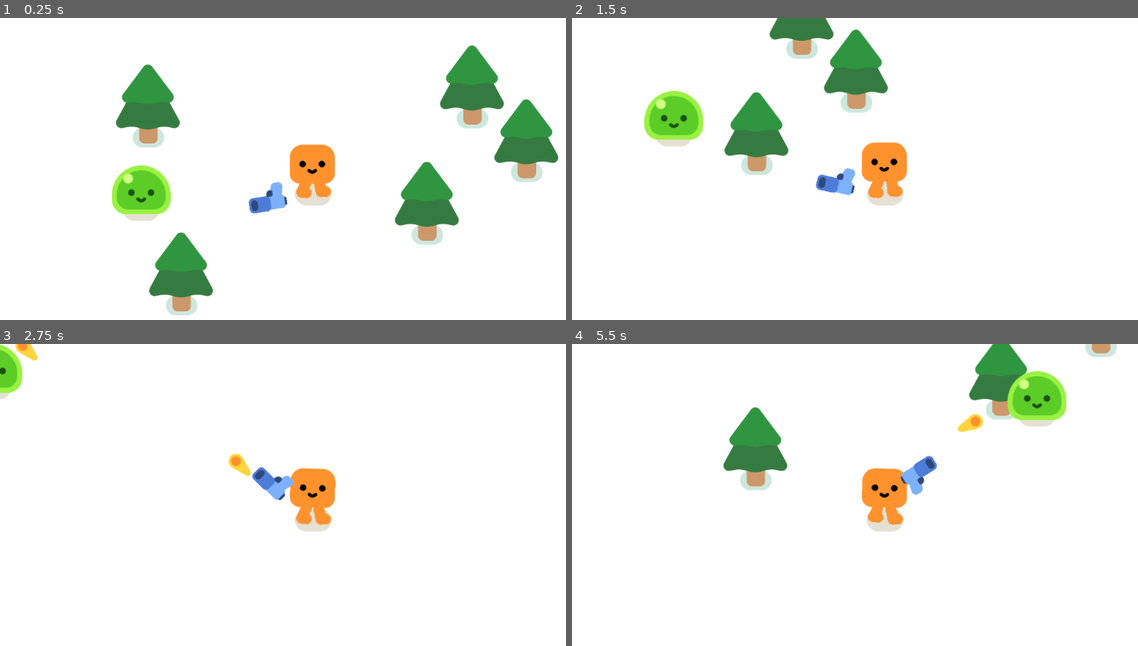
Above: before the commit, frames 1-4 (two rows, left to right).
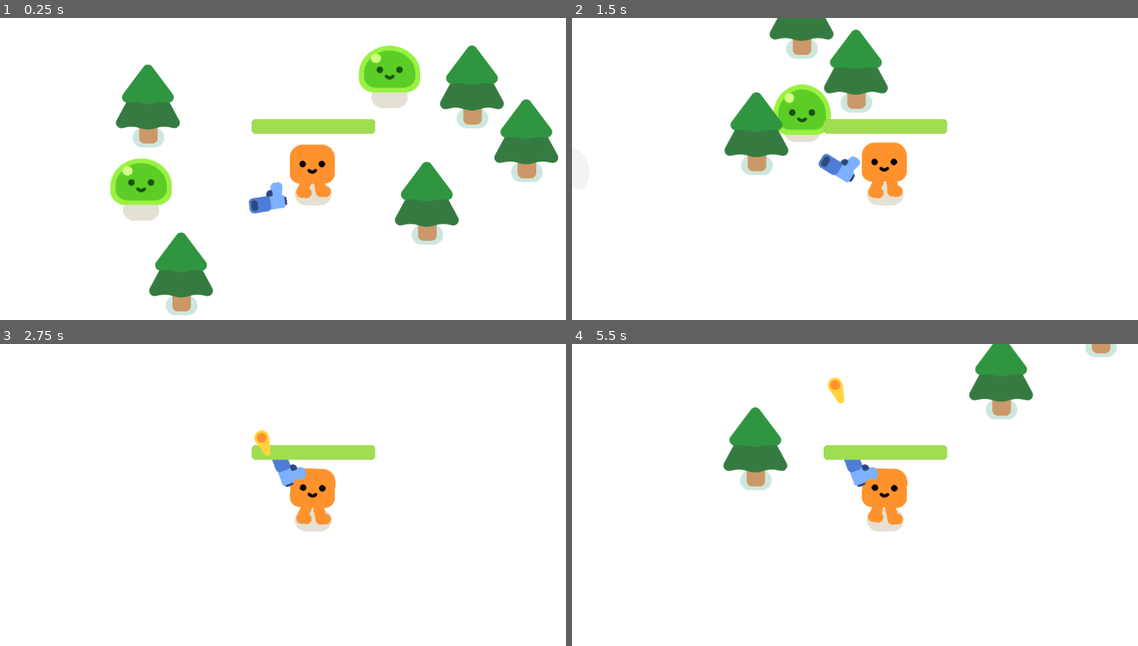
Above: after the commit, the same moments.

Repository: bengsiswantoh/godot-gdquest-vampire-survivor
Game: Godot game, scene res://game.tscn
Same seed, same stepped clock (60 frames per second), same inputs: the game is played once before the commit and once after it.
Inputs:
- Up to frame 1 (0.25 s): no input
- Up to frame 2 (1.5 s): hold D (move_right) 0.53-1.28 s; hold S (move_down) from 1.28 s (still down)
- Up to frame 3 (2.75 s): release S (move_down) at 2.03 s; hold D (move_right) from 2.03 s (still down)
- Up to frame 4 (5.5 s): release D (move_right) at 2.78 s; hold W (move_up) 2.78-3.53 s; hold A (move_left) 3.53-5.03 s; hold S (move_down) from 5.03 s (still down)

The runs differ from the first frame. In frame 1, 3.9% of the frame differs, in the area x 19-75%, y 9-65%; in frame 2, 4.8%, in the area x 12-67%, y 21-59%; in frame 3, 2.7%; in frame 4, 3.7%.

Commit message:
add health bar

Diff:
--- a/game.tscn
+++ b/game.tscn
@@ -20,6 +20,9 @@
 [node name="Mob" parent="." instance=ExtResource("2_7p6h6")]
 position = Vector2(177, 366)
 
+[node name="Mob2" parent="." instance=ExtResource("2_7p6h6")]
+position = Vector2(755, 93)
+
 [node name="PineTree" parent="." instance=ExtResource("2_j2ckh")]
 position = Vector2(265, 227)
 
--- a/mob.gd
+++ b/mob.gd
@@ -1,9 +1,26 @@
 extends CharacterBody2D
 
+var health = 3
+
 @onready var player = get_node("/root/Game/Player")
+
+func _ready():
+	$Slime.play_walk()
 
 func _physics_process(delta):
 	var direction = global_position.direction_to(player.global_position)
 	velocity = direction * 300
 
 	move_and_slide()
+
+func take_damage():
+	health -= 1
+	$Slime.play_hurt()
+
+	if health == 0:
+		queue_free()
+
+		const SMOKE_SCENE = preload("res://smoke_explosion/smoke_explosion.tscn")
+		var smoke = SMOKE_SCENE.instantiate()
+		get_parent().add_child(smoke)
+		smoke.global_position = global_position
--- a/mob.tscn
+++ b/mob.tscn
@@ -12,6 +12,7 @@
 script = ExtResource("1_vvx83")
 
 [node name="Slime" parent="." instance=ExtResource("1_gp4ls")]
+unique_name_in_owner = true
 
 [node name="CollisionShape2D" type="CollisionShape2D" parent="."]
 position = Vector2(0, -30)
--- a/player.gd
+++ b/player.gd
@@ -1,4 +1,8 @@
 extends CharacterBody2D
+
+signal health_depleted
+
+var health = 100.0
 
 func _physics_process(delta):
 	var direction = Input.get_vector("move_left", "move_right", "move_up", "move_down")
@@ -9,3 +13,11 @@
 		%HappyBoo.play_walk_animation()
 	else:
 		%HappyBoo.play_idle_animation()
+
+	const DAMAGE_RATE = 5.0
+	var overlapping_mobs = %HurtBox.get_overlapping_bodies()
+	if overlapping_mobs.size() > 0:
+		health -= DAMAGE_RATE * overlapping_mobs.size() * delta
+		%ProgressBar.value = health
+		if health <= 0:
+			health_depleted.emit()
--- a/player.tscn
+++ b/player.tscn
@@ -7,7 +7,25 @@
 [sub_resource type="CircleShape2D" id="CircleShape2D_gpv87"]
 radius = 30.0
 
+[sub_resource type="CircleShape2D" id="CircleShape2D_jliyw"]
+radius = 37.0
+
+[sub_resource type="StyleBoxFlat" id="StyleBoxFlat_j0mk7"]
+bg_color = Color(0.0823529, 0.34902, 0.247059, 1)
+corner_radius_top_left = 8
+corner_radius_top_right = 8
+corner_radius_bottom_right = 8
+corner_radius_bottom_left = 8
+
+[sub_resource type="StyleBoxFlat" id="StyleBoxFlat_7ikch"]
+bg_color = Color(0.623529, 0.866667, 0.317647, 1)
+corner_radius_top_left = 8
+corner_radius_top_right = 8
+corner_radius_bottom_right = 8
+corner_radius_bottom_left = 8
+
 [node name="Player" type="CharacterBody2D"]
+platform_floor_layers = 4294901760
 script = ExtResource("1_vigiw")
 
 [node name="HappyBoo" parent="." instance=ExtResource("1_vm05x")]
@@ -20,3 +38,23 @@
 
 [node name="Gun" parent="." instance=ExtResource("3_mkhdr")]
 position = Vector2(0, -22)
+
+[node name="HurtBox" type="Area2D" parent="."]
+unique_name_in_owner = true
+collision_layer = 0
+collision_mask = 2
+
+[node name="CollisionShape2D" type="CollisionShape2D" parent="HurtBox"]
+shape = SubResource("CircleShape2D_jliyw")
+debug_color = Color(0.827451, 0.313726, 0.623529, 0.419608)
+
+[node name="ProgressBar" type="ProgressBar" parent="."]
+unique_name_in_owner = true
+offset_left = -113.0
+offset_top = -138.0
+offset_right = 114.0
+offset_bottom = -111.0
+theme_override_styles/background = SubResource("StyleBoxFlat_j0mk7")
+theme_override_styles/fill = SubResource("StyleBoxFlat_7ikch")
+value = 100.0
+show_percentage = false
--- a/project.godot
+++ b/project.godot
@@ -14,6 +14,10 @@
 run/main_scene="res://game.tscn"
 config/features=PackedStringArray("4.2", "Forward Plus")
 config/icon="res://icon.svg"
+
+[editor_plugins]
+
+enabled=PackedStringArray("res://addons/colorpicker_presets/plugin.cfg")
 
 [input]
 
--- /dev/null
+++ b/smoke_explosion/smoke_explosion.gd
@@ -0,0 +1,8 @@
+extends Node2D
+
+
+func _ready():
+	%Smoke.material.set_shader_parameter("texture_offset", Vector2(randfn(0.0, 1.0), randfn(0.0, 1.0)))
+	%AnimationPlayer.play("explosion")
+	await %AnimationPlayer.animation_finished
+	queue_free()
--- /dev/null
+++ b/smoke_explosion/smoke_explosion.gdshader
@@ -0,0 +1,15 @@
+shader_type canvas_item;
+
+uniform sampler2D voronoi_sampler : repeat_enable;
+uniform sampler2D edge_curve;
+uniform float offset = 0.0;
+uniform vec2 texture_offset = vec2(0.0);
+uniform sampler2D color_gradient : source_color;
+
+void fragment() {
+	float voronoi = 1.0 - texture(voronoi_sampler, UV * 0.25 + texture_offset).x;
+	float d = distance(UV, vec2(0.5)) * 2.0;
+	float n_smooth_d = (voronoi * offset) * texture(edge_curve, vec2(d, 0.0)).x;
+	COLOR.a *= step(0.5, n_smooth_d);
+	COLOR.rgb = texture(color_gradient, vec2(n_smooth_d, 0.0)).rgb;
+}
--- /dev/null
+++ b/smoke_explosion/smoke_explosion.tscn
@@ -0,0 +1,150 @@
+[gd_scene load_steps=13 format=3 uid="uid://dhmhmrth6rdce"]
+
+[ext_resource type="Shader" path="res://smoke_explosion/smoke_explosion.gdshader" id="1_bmef6"]
+[ext_resource type="Script" path="res://smoke_explosion/smoke_explosion.gd" id="1_kb8ql"]
+
+[sub_resource type="Gradient" id="Gradient_obal6"]
+interpolation_mode = 1
+offsets = PackedFloat32Array(0.105691, 0.7)
+colors = PackedColorArray(0.878431, 0.878431, 0.878431, 1, 0.878431, 0.878431, 0.878431, 1)
+
+[sub_resource type="GradientTexture1D" id="GradientTexture1D_mxd0d"]
+gradient = SubResource("Gradient_obal6")
+
+[sub_resource type="Curve" id="Curve_aov55"]
+_data = [Vector2(0.752381, 1), 0.0, -4.03846, 0, 1, Vector2(1, 0), -4.03846, 0.0, 1, 0]
+point_count = 2
+
+[sub_resource type="CurveTexture" id="CurveTexture_p664q"]
+texture_mode = 1
+curve = SubResource("Curve_aov55")
+
+[sub_resource type="FastNoiseLite" id="FastNoiseLite_ti4n0"]
+noise_type = 2
+fractal_octaves = 1
+
+[sub_resource type="NoiseTexture2D" id="NoiseTexture2D_uji5e"]
+seamless = true
+noise = SubResource("FastNoiseLite_ti4n0")
+
+[sub_resource type="ShaderMaterial" id="ShaderMaterial_dssfe"]
+resource_local_to_scene = true
+shader = ExtResource("1_bmef6")
+shader_parameter/offset = 2.0
+shader_parameter/texture_offset = Vector2(0, 0)
+shader_parameter/voronoi_sampler = SubResource("NoiseTexture2D_uji5e")
+shader_parameter/edge_curve = SubResource("CurveTexture_p664q")
+shader_parameter/color_gradient = SubResource("GradientTexture1D_mxd0d")
+
+[sub_resource type="Animation" id="Animation_6fv2e"]
+length = 0.001
+tracks/0/type = "value"
+tracks/0/imported = false
+tracks/0/enabled = true
+tracks/0/path = NodePath("Smoke:material:shader_parameter/offset")
+tracks/0/interp = 1
+tracks/0/loop_wrap = true
+tracks/0/keys = {
+"times": PackedFloat32Array(0),
+"transitions": PackedFloat32Array(1),
+"update": 0,
+"values": [2.0]
+}
+tracks/1/type = "value"
+tracks/1/imported = false
+tracks/1/enabled = true
+tracks/1/path = NodePath("Smoke:scale")
+tracks/1/interp = 1
+tracks/1/loop_wrap = true
+tracks/1/keys = {
+"times": PackedFloat32Array(0),
+"transitions": PackedFloat32Array(1),
+"update": 0,
+"values": [Vector2(1, 1)]
+}
+tracks/2/type = "value"
+tracks/2/imported = false
+tracks/2/enabled = true
+tracks/2/path = NodePath("Smoke:modulate")
+tracks/2/interp = 1
+tracks/2/loop_wrap = true
+tracks/2/keys = {
+"times": PackedFloat32Array(0),
+"transitions": PackedFloat32Array(1),
+"update": 0,
+"values": [Color(0.396078, 0.396078, 0.396078, 1)]
+}
+
+[sub_resource type="Animation" id="Animation_viyco"]
+resource_name = "explosion"
+tracks/0/type = "value"
+tracks/0/imported = false
+tracks/0/enabled = true
+tracks/0/path = NodePath("Smoke:material:shader_parameter/offset")
+tracks/0/interp = 1
+tracks/0/loop_wrap = true
+tracks/0/keys = {
+"times": PackedFloat32Array(0, 0.6),
+"transitions": PackedFloat32Array(1, 1),
+"update": 0,
+"values": [2.0, 0.0]
+}
+tracks/1/type = "value"
+tracks/1/imported = false
+tracks/1/enabled = true
+tracks/1/path = NodePath("Smoke:scale")
+tracks/1/interp = 1
+tracks/1/loop_wrap = true
+tracks/1/keys = {
+"times": PackedFloat32Array(0, 0.6),
+"transitions": PackedFloat32Array(1, 1),
+"update": 0,
+"values": [Vector2(1, 1), Vector2(3, 3)]
+}
+tracks/2/type = "value"
+tracks/2/imported = false
+tracks/2/enabled = true
+tracks/2/path = NodePath("Smoke:modulate:a")
+tracks/2/interp = 1
+tracks/2/loop_wrap = true
+tracks/2/keys = {
+"times": PackedFloat32Array(0.1, 0.6),
+"transitions": PackedFloat32Array(1, 1),
+"update": 0,
+"values": [1.0, 0.0]
+}
+
+[sub_resource type="AnimationLibrary" id="AnimationLibrary_8msef"]
+_data = {
+"RESET": SubResource("Animation_6fv2e"),
+"explosion": SubResource("Animation_viyco")
+}
+
+[node name="SmokeExplosion" type="Node2D"]
+z_index = 10
+script = ExtResource("1_kb8ql")
+
+[node name="Smoke" type="ColorRect" parent="."]
+unique_name_in_owner = true
+modulate = Color(0.396078, 0.396078, 0.396078, 1)
+material = SubResource("ShaderMaterial_dssfe")
+anchors_preset = 8
+anchor_left = 0.5
+anchor_top = 0.5
+anchor_right = 0.5
+anchor_bottom = 0.5
+offset_left = -64.0
+offset_top = -64.0
+offset_right = 64.0
+offset_bottom = 64.0
+grow_horizontal = 2
+grow_vertical = 2
+pivot_offset = Vector2(64, 64)
+color = Color(0.568627, 0.568627, 0.568627, 1)
+
+[node name="AnimationPlayer" type="AnimationPlayer" parent="."]
+unique_name_in_owner = true
+autoplay = "RESET"
+libraries = {
+"": SubResource("AnimationLibrary_8msef")
+}
Not shown, added: addons/colorpicker_presets/colorpicker_presets.gd
Not shown, added: addons/colorpicker_presets/plugin.cfg
Not shown, added: addons/colorpicker_presets/readme/.gdignore
Binary file added: addons/colorpicker_presets/readme/colorpicker_presets.png
Binary file added: addons/colorpicker_presets/readme/install_project_settings.png
Not shown: 1 places in player.tscn that only renumber resources
Binary file added: smoke_explosion/circle_32.png
Not shown, added: smoke_explosion/circle_32.png.import
Not shown, added: addons/colorpicker_presets/README.md
Not shown, added: addons/colorpicker_presets/presets.gpl
